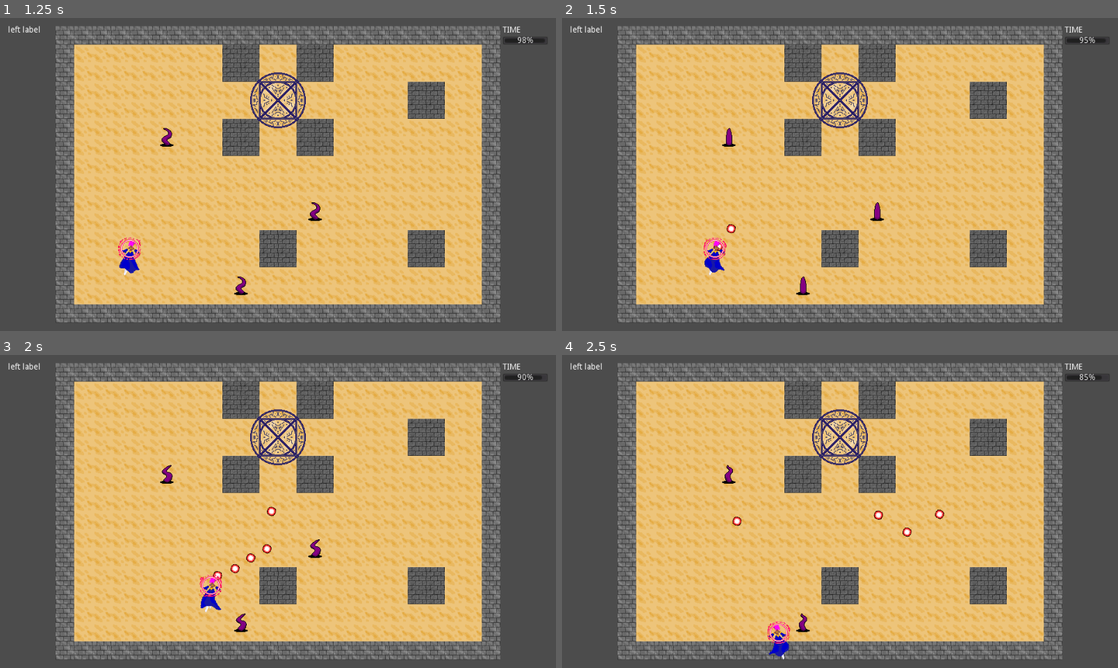
Above: before the commit, frames 1-4 (two rows, left to right).
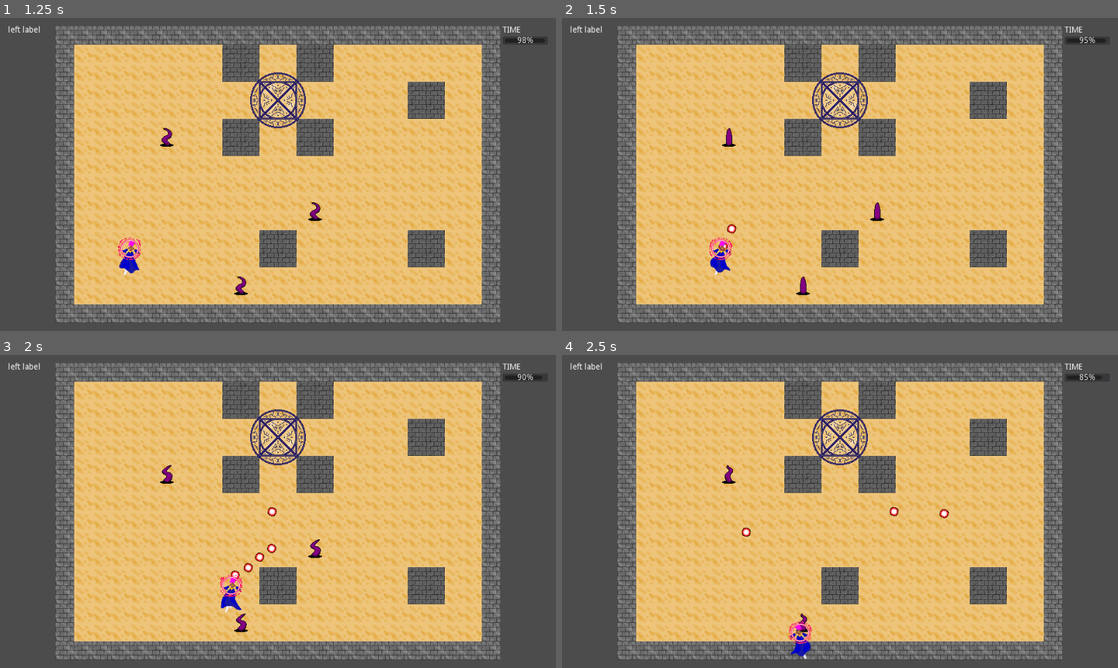
Above: after the commit, the same moments.

Repository: alpacanumerals/LD51
Game: Godot game, scene res://Title.tscn
The game is run twice, just before and just after one commit, with the same random seed, the same clock (stepped at 60 frames per second) and the same inputs.
Inputs (mouse positions are in pixels of both pictures, inside the frame that each line leads up to):
- Up to frame 1 (1.25 s): click (239, 152) at 0.5 s
- Up to frame 2 (1.5 s): tap Enter at 1.25 s; move the mouse to (962, 158) at 1.27 s; press the mouse at (962, 158) at 1.28 s; hold Right (ui_right) from 1.28 s (still down)
- Up to frame 3 (2 s): keep holding Right (ui_right)
- Up to frame 4 (2.5 s): move the mouse to (728, 527) at 2.02 s; release Right (ui_right) at 2.03 s; release the mouse at (728, 527) at 2.03 s; hold Down (ui_down) from 2.03 s (still down); click (728, 527) at 2.1 s

Frame 1 is identical in both runs. In frame 2, 0.4% of the frame differs, in the area x 25-32%, y 65-83%; in frame 3, 0.9%, in the area x 35-50%, y 48-83%; in frame 4, 0.9%.

Commit message:
Update playerbody.gd

Diff:
--- a/player/playerbody.gd
+++ b/player/playerbody.gd
@@ -1,9 +1,9 @@
 extends KinematicBody2D
 
-export (int) var speed = 200
+export (int) var speed = 250
 
 var velocity = Vector2()
-var direction_to_mouse = Vector2()
+var direction_to_mouse
 
 signal shoot(bullet, direction, location)
 var Bullet = preload("res://bullet/Bullet.tscn")
@@ -34,17 +34,16 @@
         if rof_count == 0:
             rof_count = rof
             var shot_direction = direction_to_mouse + rng.rng.randfn(0.0,acc)
+            print(direction_to_mouse)
             emit_signal("shoot", Bullet, shot_direction, position)
         else:
            rof_count = rof_count - 1
 
 func _physics_process(delta):
+    direction_to_mouse = global_position.angle_to_point(get_global_mouse_position())
     process_movement_input()
     velocity = move_and_slide(velocity)
-
-    direction_to_mouse = global_position.angle_to_point(get_global_mouse_position())
     set_animation(direction_to_mouse)
-
     process_shoot()
 
 func set_animation(direction_to_mouse):
